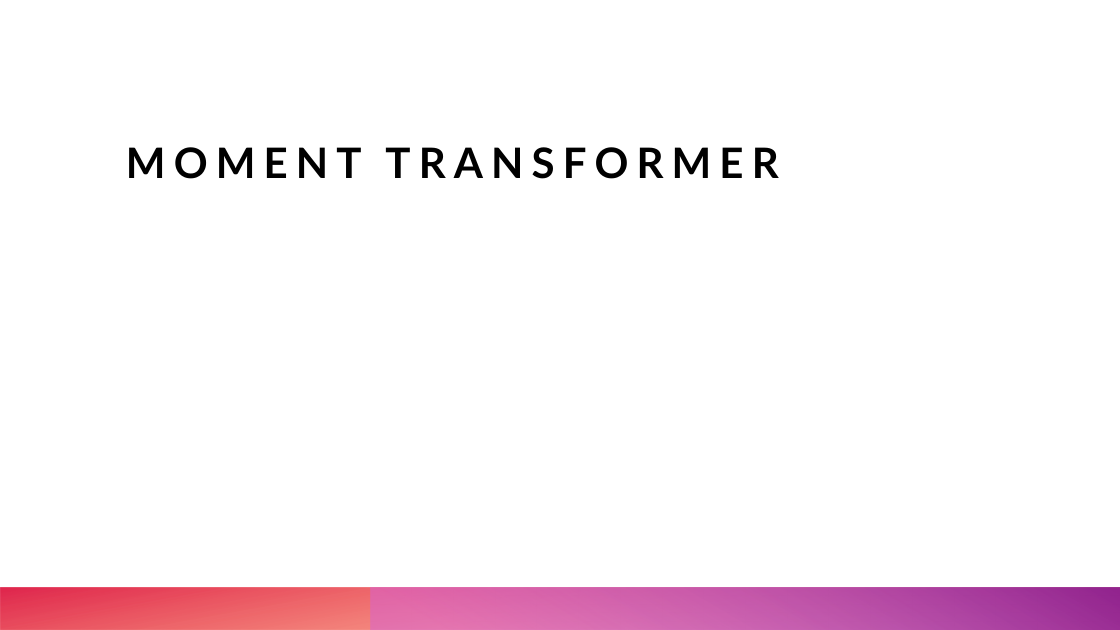
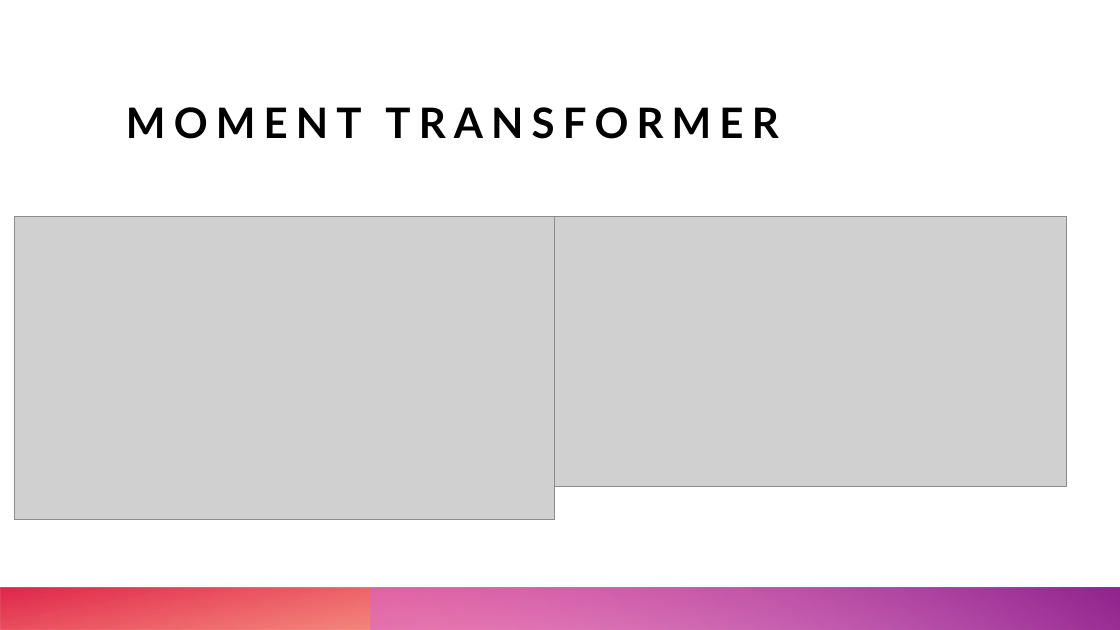
Before and after one commit to UpM-BSc-Ai-projects/Data-Mining-Project, a slide deck: slide 6 of Resources/PPT/Bitcoin Price Predictor.pptx. Drawn at 1120x630 pixels with LibreOffice and Linux fonts; fonts in the diff are those of the drawing; grey boxes stand for pictures. Boxes give left, top, right and bottom in pixels: in the first picture for what was removed or moved away, otherwise in the second. Text is boxed around its words. In the diff, an @@ line names an element or a change of style, - is before the commit and + after.

Commit message:
Updated final docs
 - Updated PPT, added cleaning and MOMENT slides
 - Finalized 'moment.py' file

```diff
--- a/Resources/PPT/Bitcoin Price Predictor.pptx
+++ b/Resources/PPT/Bitcoin Price Predictor.pptx
@@ title "MOMENT TRANSFORMER": place and size @@
-title "MOMENT TRANSFORMER" at (126, 147, 778, 179)
+title "MOMENT TRANSFORMER" at (126, 107, 778, 139)
@@ picture added at (14, 216, 555, 520) @@
@@ picture added at (555, 216, 1067, 486) @@
```
Also in this commit, not shown: 2 other slides changed, 2 other files.
